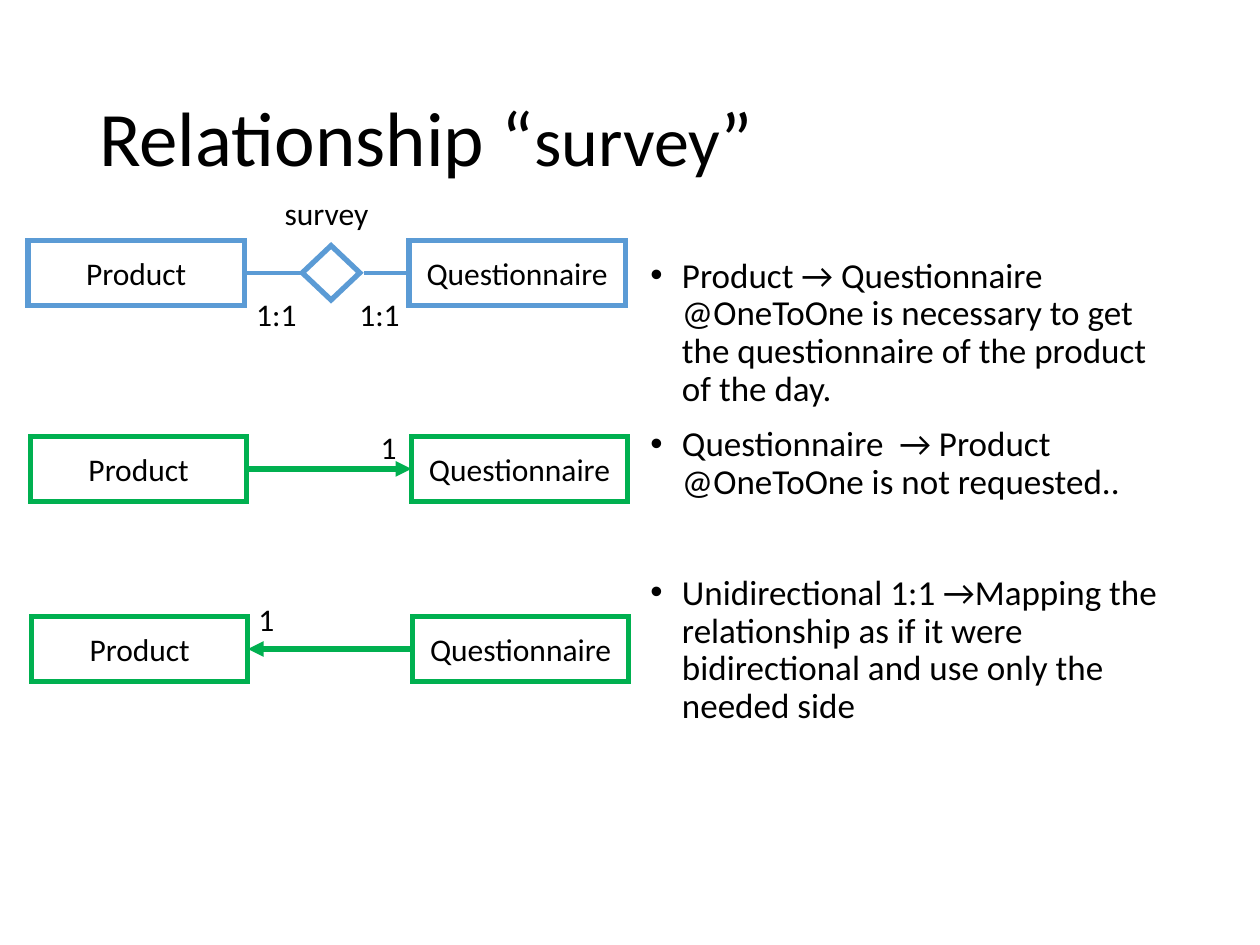
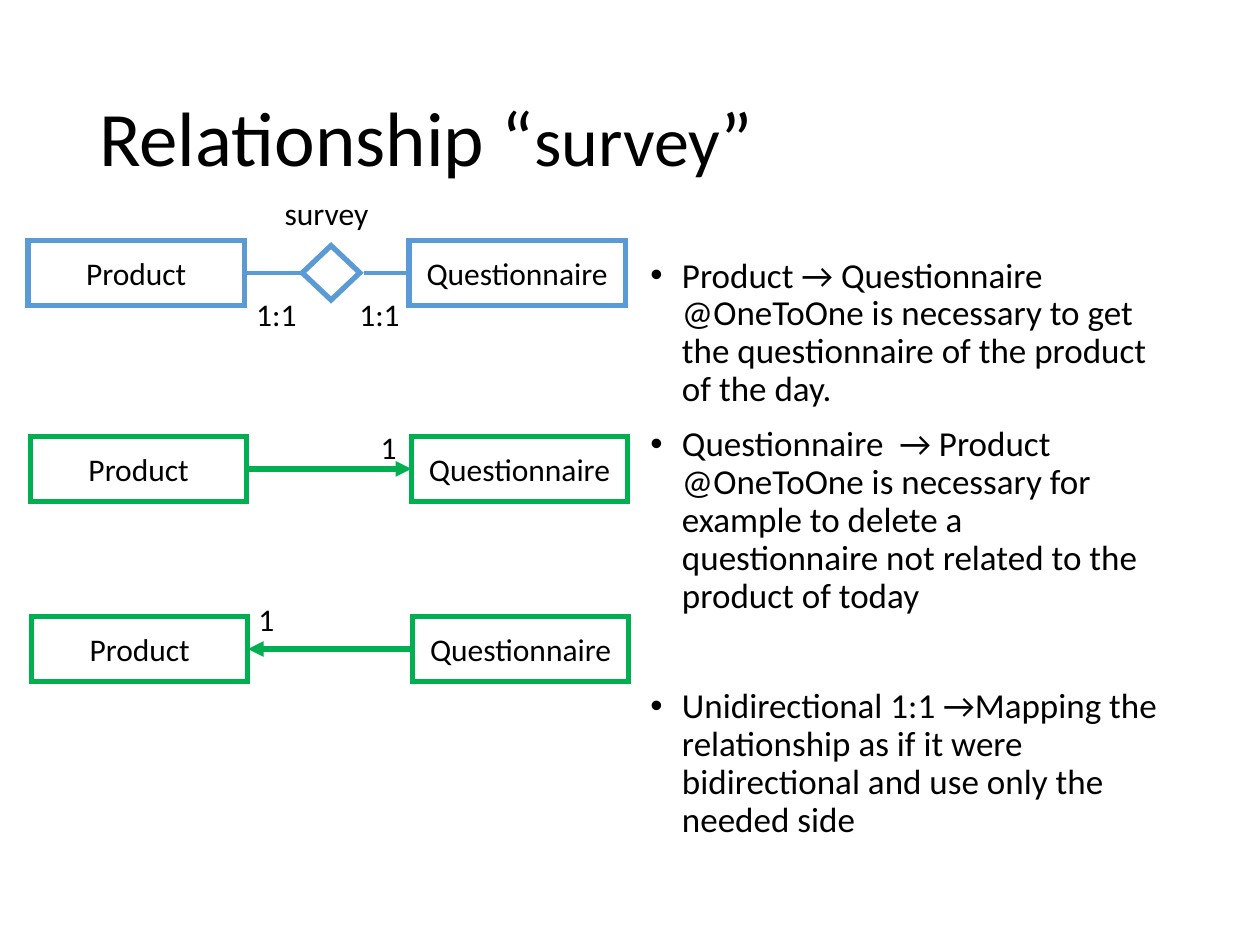
Before and after one commit to catonzio/DB2project, a slide deck: slide 7 of DB2project.pptx. Drawn at 1260x945 pixels with LibreOffice and Linux fonts; fonts in the diff are those of the drawing. Boxes give left, top, right and bottom in pixels: in the first picture for what was removed or moved away, otherwise in the second. Text is boxed around its words. In the diff, an @@ line names an element or a change of style, - is before the commit and + after.

```diff
--- a/DB2project.pptx
+++ b/DB2project.pptx
@@ text at (x1=682, y1=431, x2=1137, y2=614): text changed @@
-• Questionnaire → Product @OneToOne is not requested..
+• Questionnaire → Product @OneToOne is necessary for example to delete a questionnaire not related to the product of today
```
